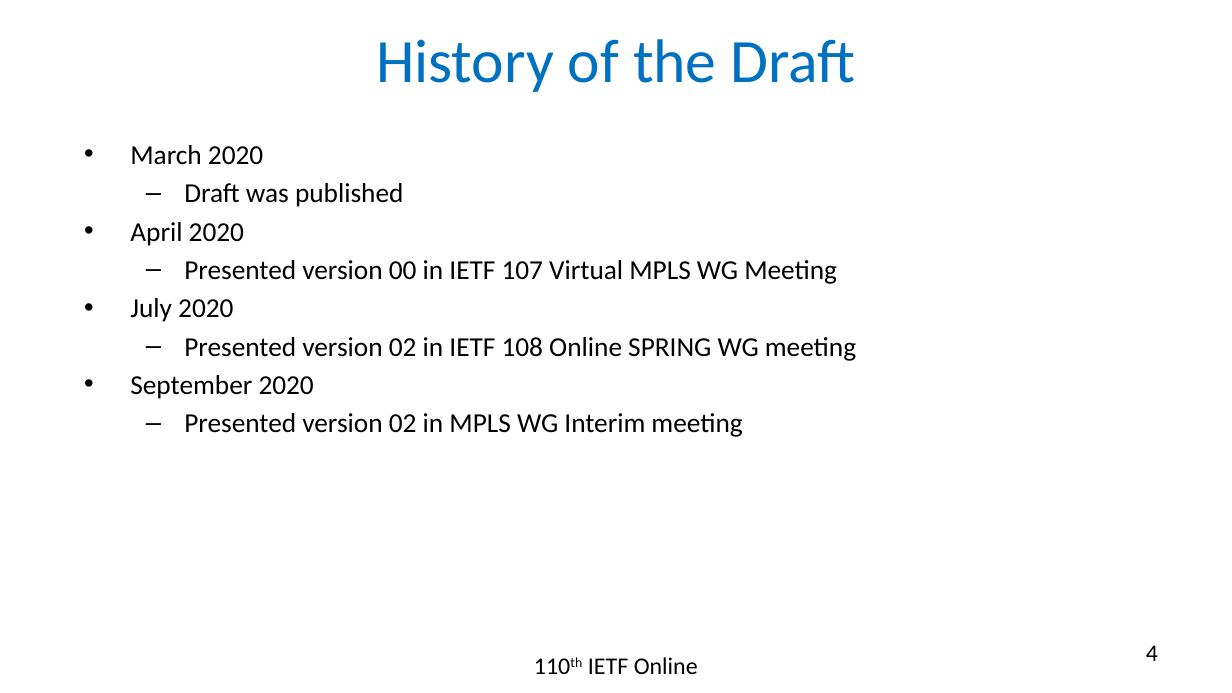
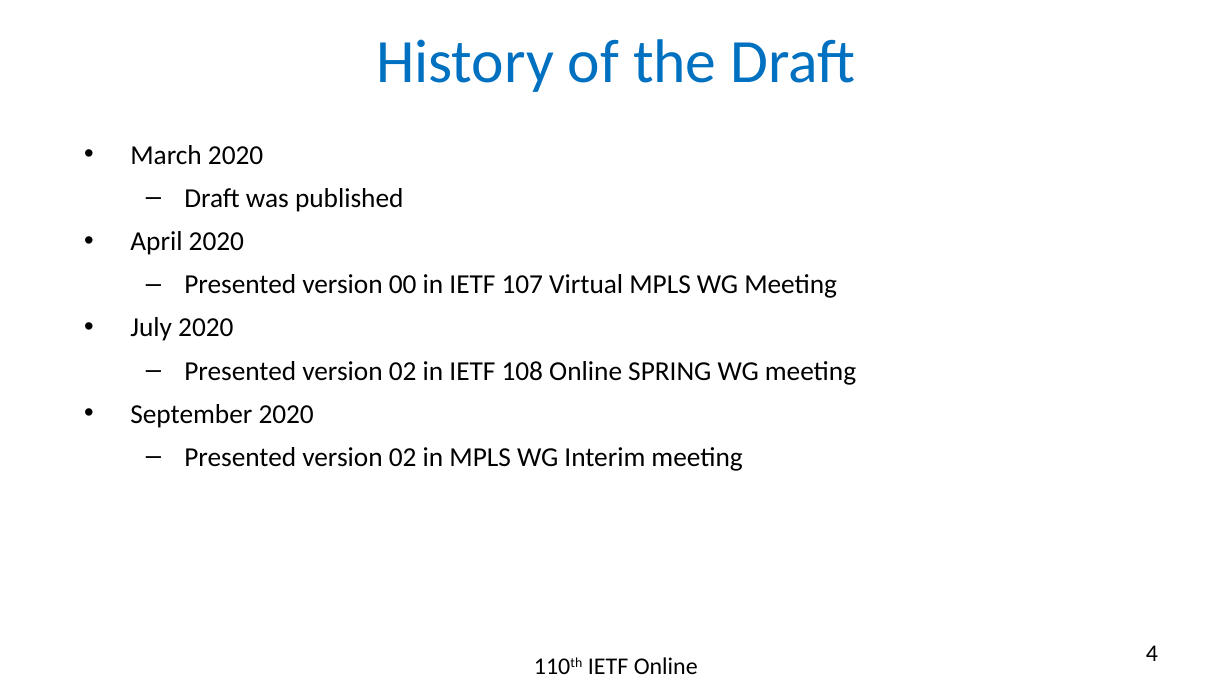
Before and after one commit to rakgandhi/ietf-slides, a slide deck: slide 4 of draft-gandhi-spring-sr-enhanced-plm-04.pptx. Drawn at 1232x693 pixels with LibreOffice and Linux fonts; fonts in the diff are those of the drawing. Boxes give left, top, right and bottom in pixels: in the first picture for what was removed or moved away, otherwise in the second. Text is boxed around its words. In the diff, an @@ line names an element or a change of style, - is before the commit and + after.

```diff
--- a/draft-gandhi-spring-sr-enhanced-plm-04.pptx
+++ b/draft-gandhi-spring-sr-enhanced-plm-04.pptx
@@ text "March 2020" at (x1=130, y1=145, x2=856, y2=471): more space between paragraphs @@
```
Also in this commit, not shown: 2 other slides changed, 2 slides removed, 1 other file.
